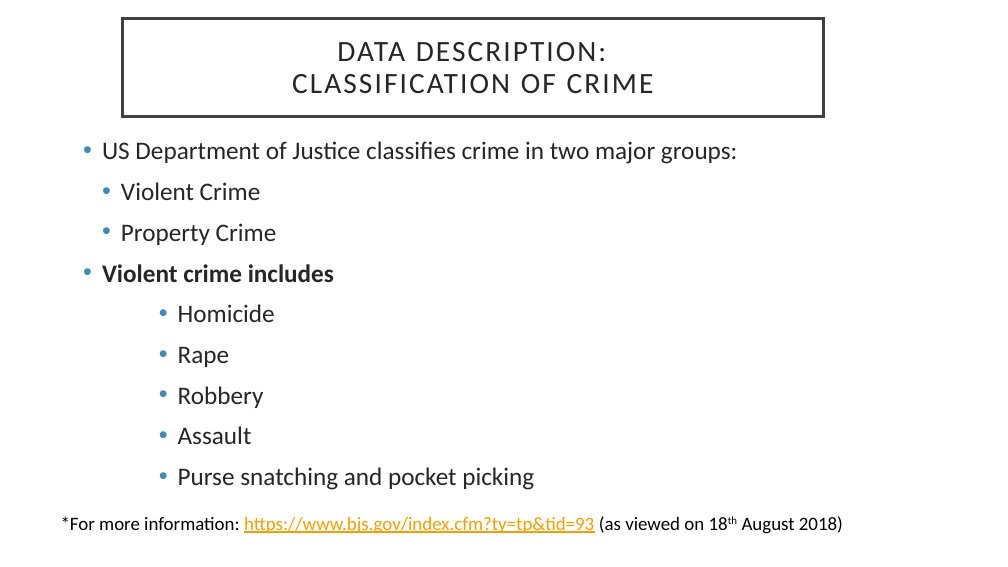
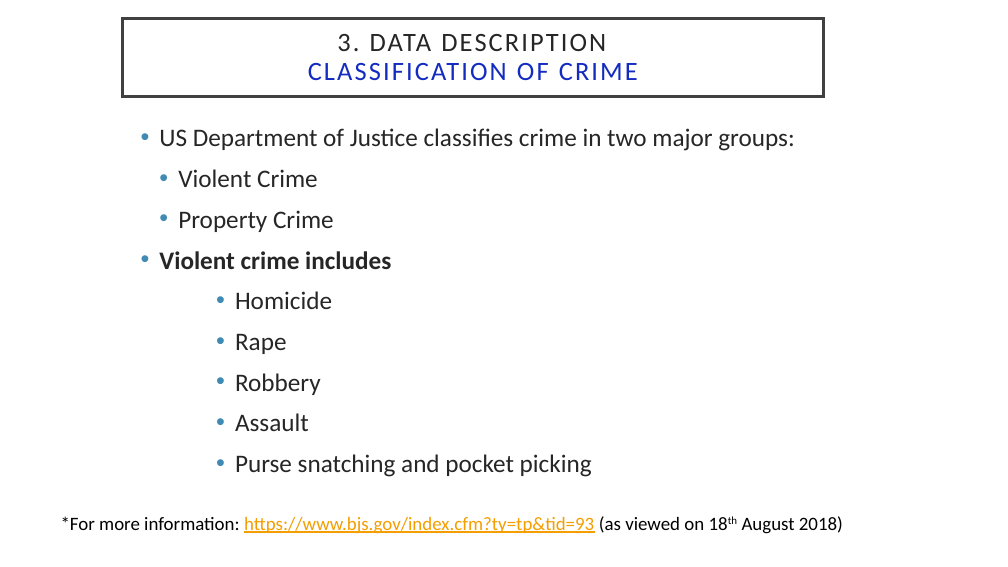
Before and after one commit to shrawantee/Project-Analysis-of-Violent-Crime-in-LA, a slide deck: slide 11 of Presentation/LACity Crime-Final Slides.pptx. Drawn at 1008x567 pixels with LibreOffice and Linux fonts; fonts in the diff are those of the drawing. Boxes give left, top, right and bottom in pixels: in the first picture for what was removed or moved away, otherwise in the second. Text is boxed around its words. In the diff, an @@ line names an element or a change of style, - is before the commit and + after.

```diff
--- a/Presentation/LACity Crime-Final Slides.pptx
+++ b/Presentation/LACity Crime-Final Slides.pptx
@@ title "3. DATA DESCRIPTION CLASSIFICATION OF ...": place and size @@
-title "3. DATA DESCRIPTION CLASSIFICATION OF ..." at box(123, 18, 823, 116)
+title "3. DATA DESCRIPTION CLASSIFICATION OF ..." at box(123, 18, 823, 96)
@@ title at box(308, 34, 638, 80): text changed; size 28 to 25.2 pt; text colour #262626 to #132BC0 @@
-DATA DESCRIPTION:
-CLASSIFICATION OF CRIME
+3. DATA DESCRIPTION
+CLASSIFICATION OF CRIME
@@ text "US Department of Justice classifies ...": place and size @@
-text "US Department of Justice classifies ..." at box(102, 141, 737, 490)
+text "US Department of Justice classifies ..." at box(159, 128, 794, 477)
```
Also in this commit, not shown: 13 other slides changed, 2 slides added, 2 slides removed, 2 other files.
